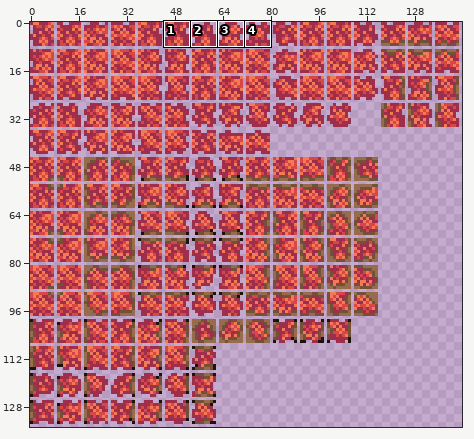
A sprite sheet gets an edit: Tiles/EndlessSea/YellowCoralBlock.png. The picture above shows the old version from afar; the outline marks the close-up.
Close-up. Before the edit:
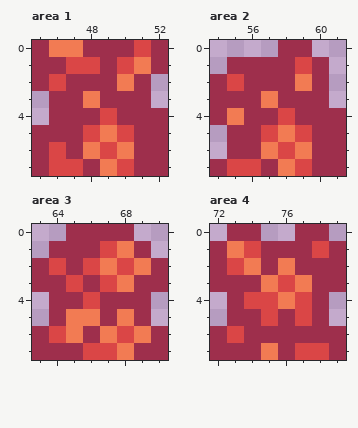
The file is 288x270 pixels, drawn in blocks of 2x2; one block is one cell here. Shown: area 1: x 45..52, y 0..7; area 2: x 54..61, y 0..7; area 3: x 63..70, y 0..7; area 4: x 72..79, y 0..7. The commit also changed other parts of the picture, which this record leaves out.
The same view after the edit:
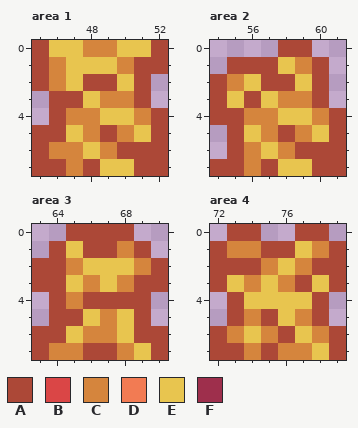
Palette (. is transparent): A #ac4837  B #da4646  C #d5853d  D #f27b53  E #e8c54f  F #9e2f4c
Diff:
Changed rows in their new state; - is an unchanged pixel.
Area 1:
first column x 45:
0 AEECCEEA
1 ACEEECAA
2 ACEAAEA-
3 -AAECCA-
4 -ACCEECA
5 AAECACEA
6 ACCECAAA
7 AACAEEAA
Area 2:
first column x 54:
0 ----AA--
1 -AAAECA-
2 ACEAAEA-
3 AEAECCA-
4 AACCEECA
5 -AECACEA
6 -ACECAAA
7 AACAEEAA
Area 3:
first column x 63:
0 --AAAA--
1 -AEAACA-
2 AACEEECA
3 AAECECAA
4 -ACAAAA-
5 -AAECEA-
6 AAECCEAA
7 ACCAACEA
Area 4:
first column x 72:
0 -AA--AA-
1 ACCAAECA
2 AAACECAA
3 AECECAEA
4 -AEEEEA-
5 -ACAECA-
6 ACECAECA
7 AACACCEA
Pixel boxes of the changes (left, top, right, bottom) in both close-ups:
changed: (32, 40, 168, 176)
changed: (210, 40, 346, 176)
changed: (32, 224, 168, 360)
changed: (210, 224, 346, 360)
